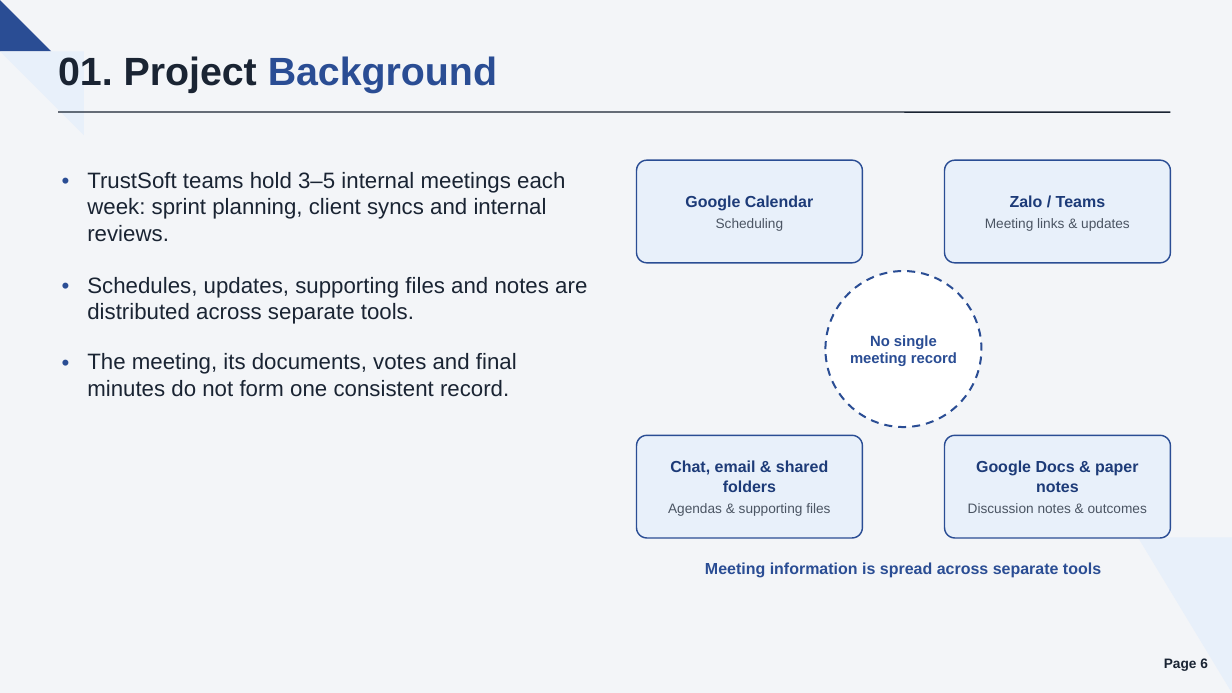
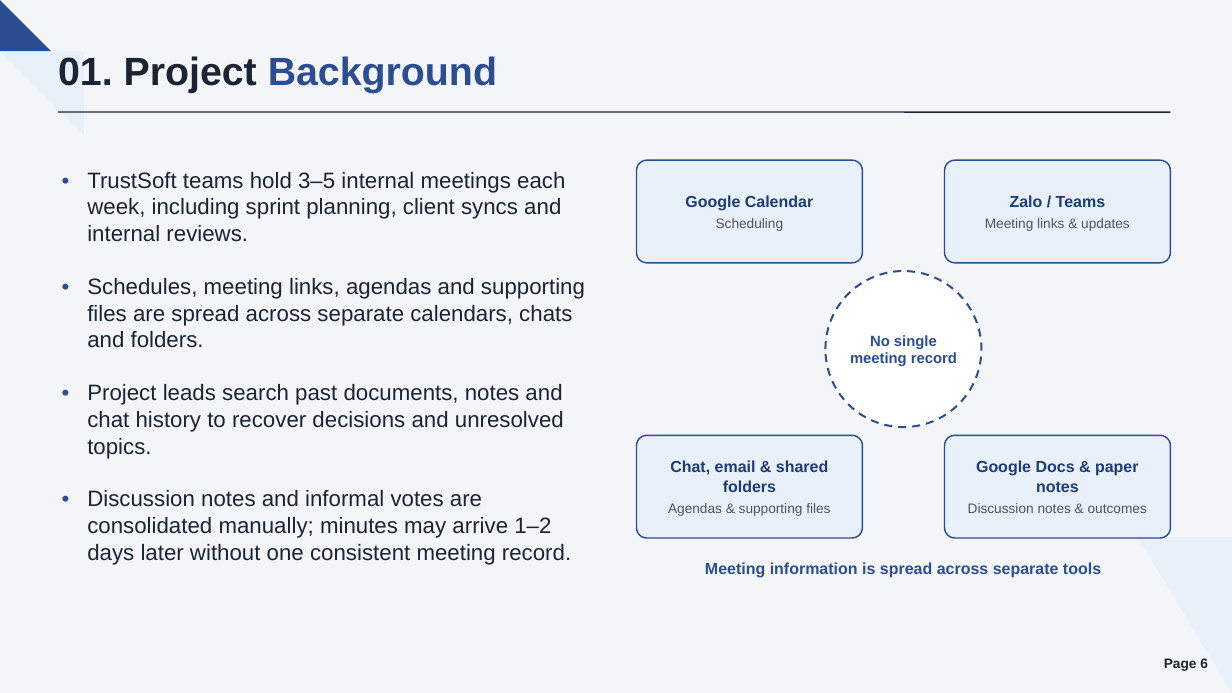
Before and after one commit to callmehai/FU-FA26-G116, a slide deck: slide 6 of docs/08-reports/source/TrustCabinet_Report.pptx. Drawn at 1232x693 pixels with LibreOffice and Linux fonts; fonts in the diff are those of the drawing. Boxes give left, top, right and bottom in pixels: in the first picture for what was removed or moved away, otherwise in the second. Text is boxed around its words. In the diff, an @@ line names an element or a change of style, - is before the commit and + after.

```diff
--- a/docs/08-reports/source/TrustCabinet_Report.pptx
+++ b/docs/08-reports/source/TrustCabinet_Report.pptx
@@ text at (x1=87, y1=172, x2=565, y2=242): text changed @@
-TrustSoft teams hold 3–5 internal meetings each week: sprint planning, client syncs and internal reviews.
+TrustSoft teams hold 3–5 internal meetings each week, including sprint planning, client syncs and internal reviews.
@@ text at (x1=87, y1=278, x2=585, y2=348): text changed @@
-Schedules, updates, supporting files and notes are distributed across separate tools.
+Schedules, meeting links, agendas and supporting files are spread across separate calendars, chats and folders.
@@ text "•" moved from (x1=62, y1=347, x2=80, y2=379) to (x1=62, y1=379, x2=80, y2=410) @@
@@ text at (x1=87, y1=384, x2=564, y2=459): text changed @@
-The meeting, its documents, votes and final minutes do not form one consistent record.
+Project leads search past documents, notes and chat history to recover decisions and unresolved topics.
@@ text added at (x1=62, y1=485, x2=80, y2=516), 19.5 pt, text #2A4D94 @@
+•
@@ text added at (x1=87, y1=490, x2=571, y2=565), 19.5 pt, text #1A2433 @@
+Discussion notes and informal votes are consolidated manually; minutes may arrive 1–2 days later without one consistent meeting record.
```
Also in this commit, not shown: 9 other slides changed, 38 other files.
